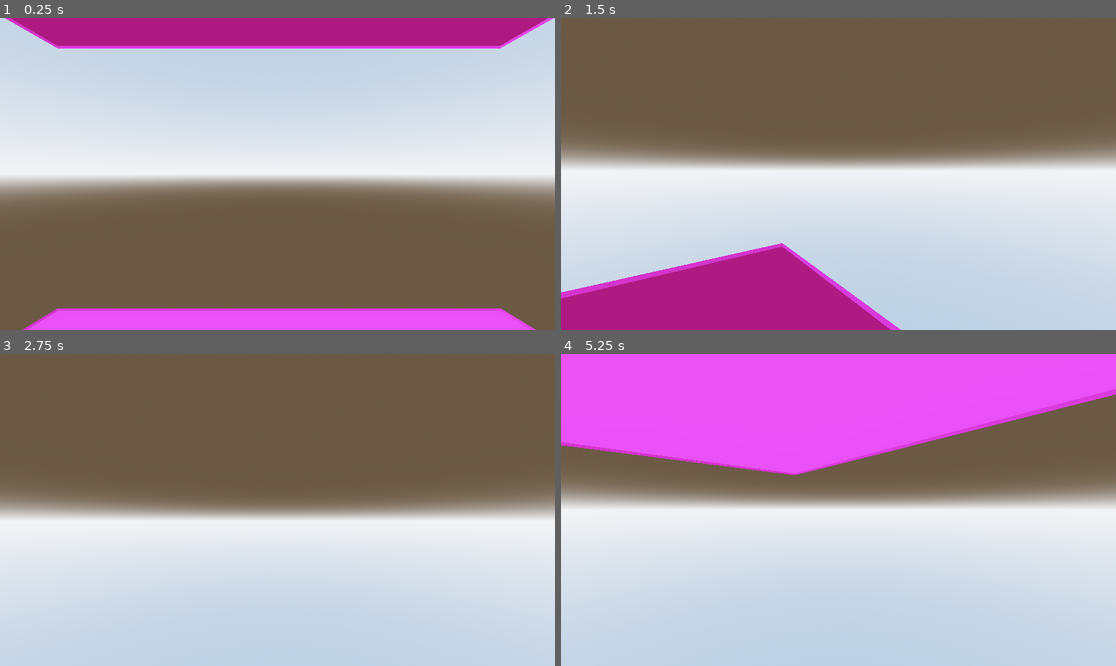
Above: before the commit, frames 1-4 (two rows, left to right).
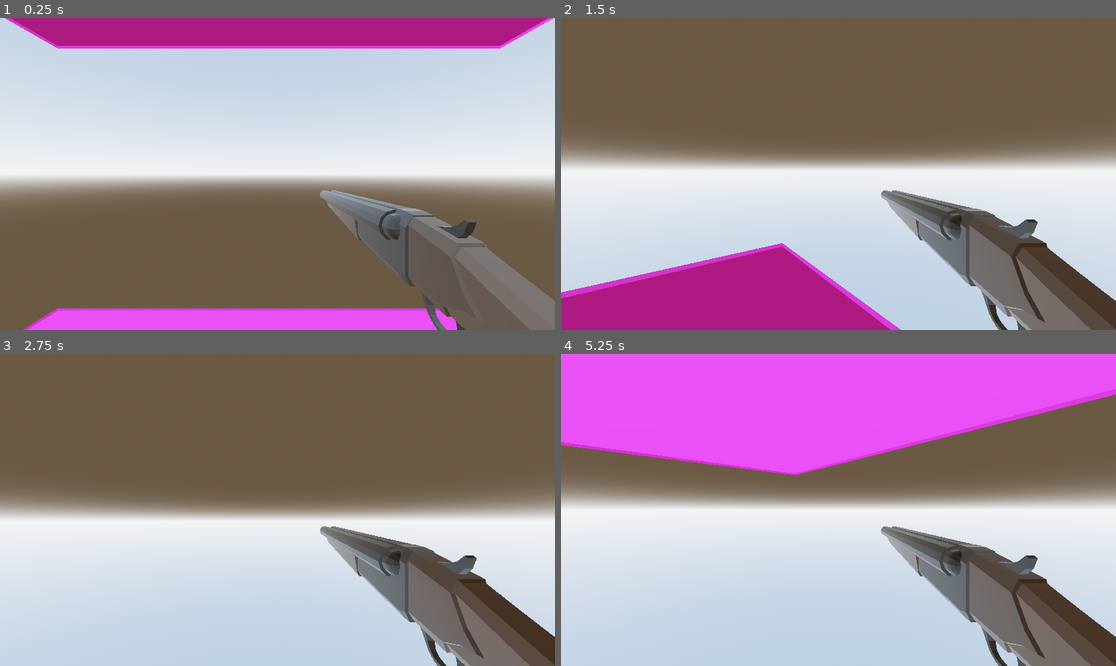
Above: after the commit, the same moments.

Repository: Games4Doritos/UWAGameJam2
Game: Godot game, scene res://Scenes/world.tscn
Same seed, same stepped clock (60 frames per second), same inputs: the game is played once before the commit and once after it. This scene is started directly instead of the project's main scene.
Inputs (mouse positions are in pixels of both pictures, inside the frame that each line leads up to):
- Up to frame 1 (0.25 s): no input
- Up to frame 2 (1.5 s): move the mouse to (866, 174) at 0.52 s; hold W (forward) from 0.53 s (still down); click (866, 174) at 0.67 s; tap Space (jump) at 0.77 s; move the mouse to (810, 174) at 1.27 s
- Up to frame 3 (2.75 s): keep holding W (forward); tap Space (jump) at 1.52 s; tap Enter at 2 s; move the mouse to (288, 503) at 2.02 s
- Up to frame 4 (5.25 s): keep holding W (forward); tap Space (jump) at 2.75, 3.02, 3.77, 4.52 s; move the mouse to (832, 516) at 2.77 s; click (832, 516) at 2.92 s; move the mouse to (877, 513) at 3.52 s; move the mouse to (794, 506) at 4.27 s; move the mouse to (844, 510) at 5.02 s; click (844, 510) at 5.17 s

The runs differ from the first frame. In frame 1, 6.2% of the frame differs, in the area x 57-100%, y 55-100%; in frame 2, 8.8%; in frame 3, 8.8%; in frame 4, 8.8%.

Commit message:
Feat: Shotgun Added
Added the model for the shotgun and positioned it accordingly. Need to add code.

Diff:
--- a/Scenes/player.tscn
+++ b/Scenes/player.tscn
@@ -1,6 +1,7 @@
-[gd_scene load_steps=4 format=3 uid="uid://c32q2juqfnvxl"]
+[gd_scene load_steps=5 format=3 uid="uid://c32q2juqfnvxl"]
 
 [ext_resource type="Script" uid="uid://dudgtuopdexsv" path="res://Scripts/player.gd" id="1_rpqav"]
+[ext_resource type="PackedScene" uid="uid://darwuw5cvtoq7" path="res://Models/Shotgun Sawed Off.glb" id="2_kyqiw"]
 
 [sub_resource type="CapsuleShape3D" id="CapsuleShape3D_kyqiw"]
 
@@ -28,3 +29,6 @@
 
 [node name="AxisIndicator" type="Node3D" parent="Yaw/Pitch/Camera3D"]
 transform = Transform3D(1, 0, 0, 0, 1, 0, 0, 0, 1, 0, -0.70562553, 0.325087)
+
+[node name="Shoty" parent="Yaw/Pitch/Camera3D" instance=ExtResource("2_kyqiw")]
+transform = Transform3D(-1.3113416e-08, 0, 0.29999998, 0, 0.29999998, 0, -0.29999998, 0, -1.3113416e-08, 0.29472744, -0.23932004, -0.17904043)
Binary file added: Models/Shotgun Sawed Off.glb
Not shown, added: Models/Shotgun Sawed Off.glb.import
